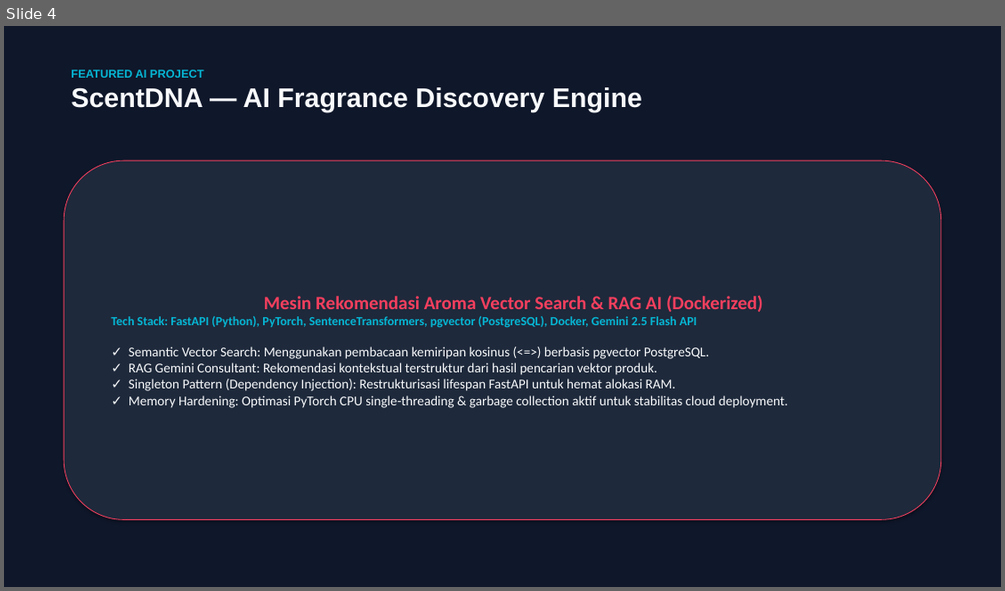
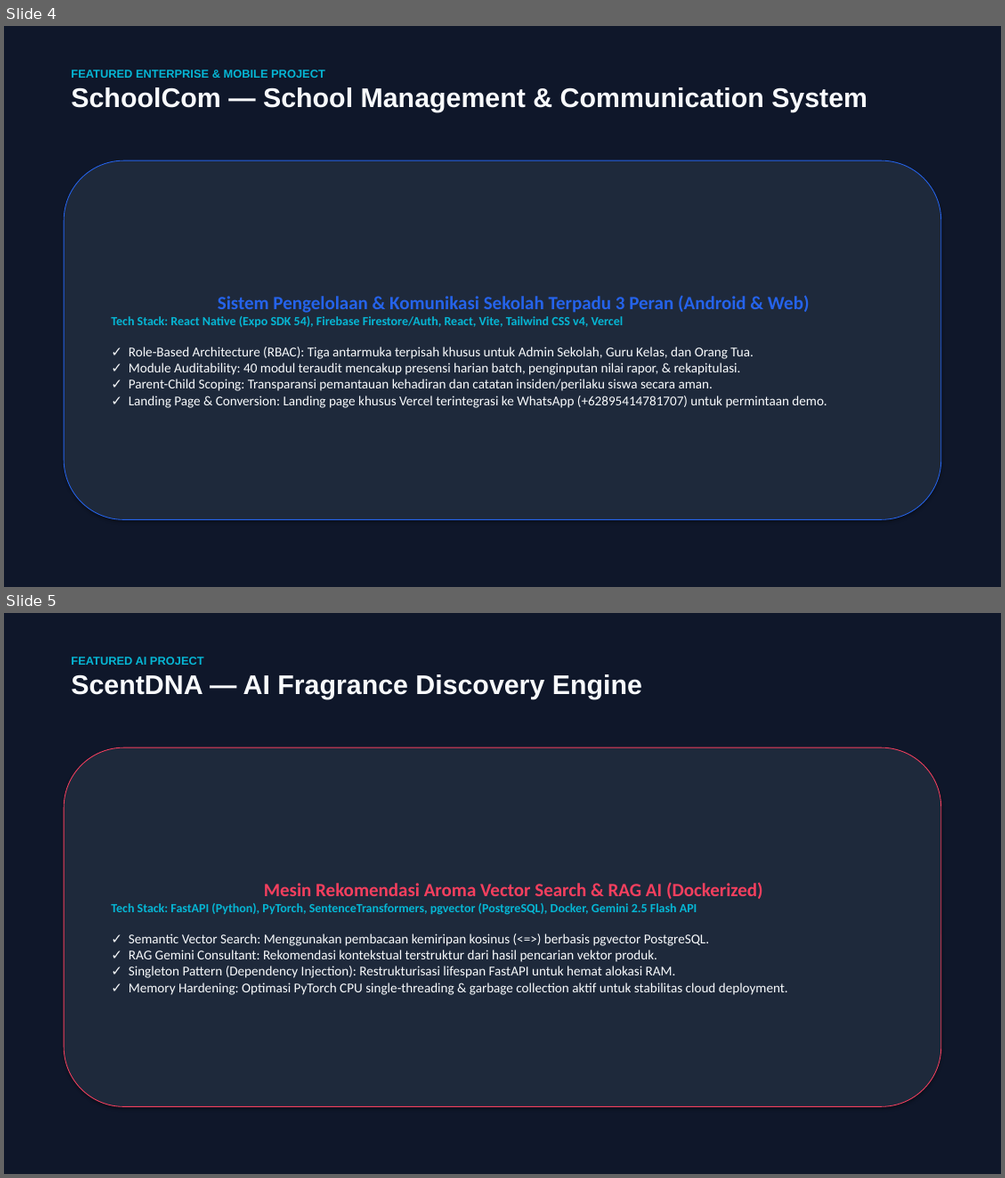
Before and after one commit to ululbiasaajaa/ulul-portofolio-aicines, a slide deck: Portfolio_Muhammad_Ulul_Albab.pptx. Shown one above the other, each under a label of ours: slide 4 before the commit, slides 4 and 5 after it. The pictures are 1005x591 and 1005x1178 pixels, drawn with LibreOffice and Linux fonts; fonts in the diff are those of the drawing. Boxes give left, top, right and bottom in pixels: in the first picture for what was removed or moved away, otherwise in the second. Text is boxed around its words. In the diff, an @@ line names an element or a change of style, - is before the commit and + after.

```diff
--- a/Portfolio_Muhammad_Ulul_Albab.pptx
+++ b/Portfolio_Muhammad_Ulul_Albab.pptx
@@ slide 4 added at box(4, 26, 1001, 587), background #0F172A @@
@@ text added at box(71, 70, 867, 112), 26 pt, text #F8FAFC, bold @@
+FEATURED ENTERPRISE & MOBILE PROJECT
+SchoolCom — School Management & Communication System
@@ rounded rectangle added at box(64, 160, 941, 520), fill #1E293B, outline #2563EB 0.75 pt, 13 pt, text #F8FAFC @@
+Sistem Pengelolaan & Komunikasi Sekolah Terpadu 3 Peran (Android & Web)
+Tech Stack: React Native (Expo SDK 54), Firebase Firestore/Auth, React, Vite, Tailwind CSS v4, Vercel
+✓ Role-Based Architecture (RBAC): Tiga antarmuka terpisah khusus untuk Admin Sekolah, Guru Kelas, dan Orang Tua.
+✓ Module Auditability: 40 modul teraudit mencakup presensi harian batch, penginputan nilai rapor, & rekapitulasi.
+✓ Parent-Child Scoping: Transparansi pemantauan kehadiran dan catatan insiden/perilaku siswa secara aman.
+✓ Landing Page & Conversion: Landing page khusus Vercel terintegrasi ke WhatsApp (+62895414781707) untuk permintaan demo.
@@ what was slide 4 is now slide 5 @@
```
Also in this commit, not shown: 1 slide changed.
